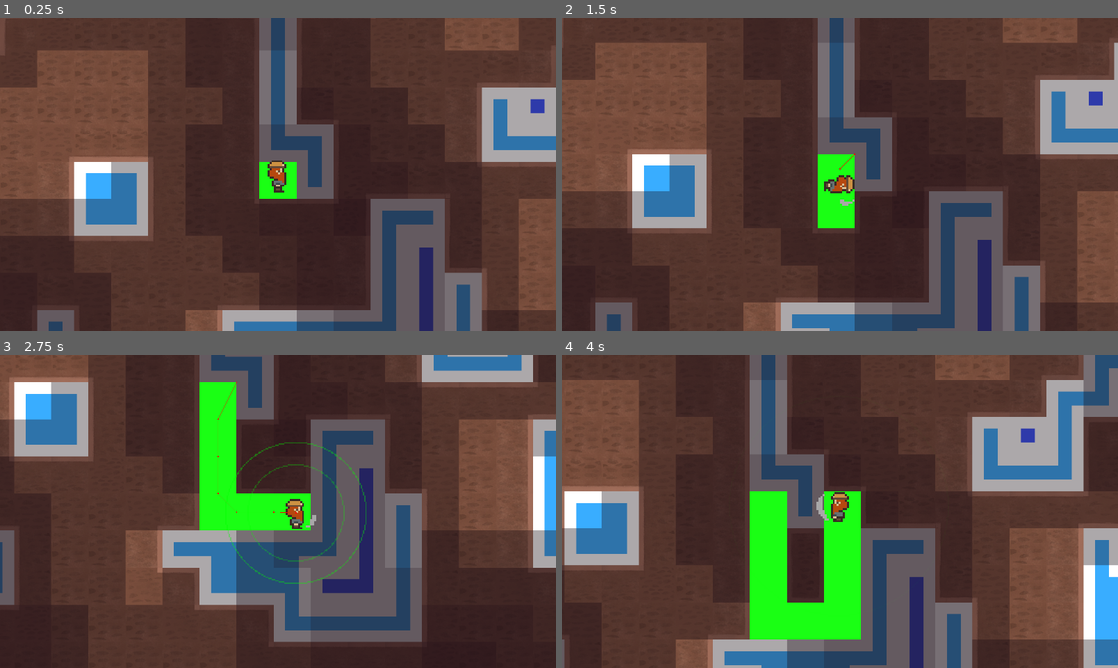
Above: before the commit, frames 1-4 (two rows, left to right).
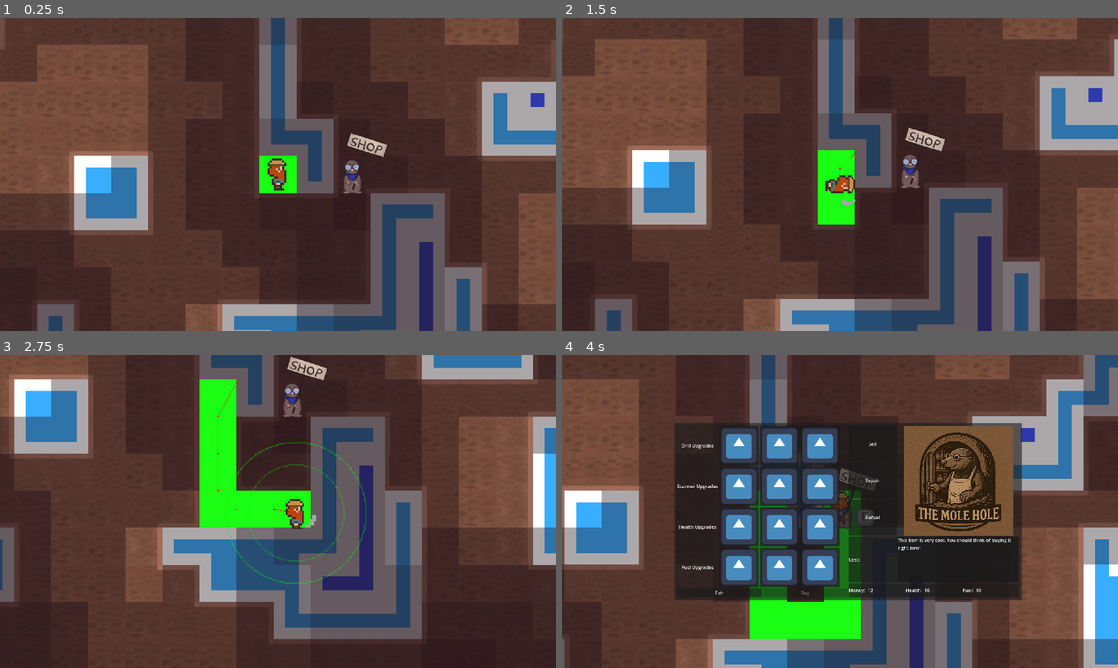
Above: after the commit, the same moments.

Repository: VileOar/ludum-dare-57
Game: Godot game, scene res://levels/main_level.tscn
Same seed, same stepped clock (60 frames per second), same inputs: the game is played once before the commit and once after it. The engine's default icon, where the game draws it, is replaced by a stand-in: a white triangle on a blue panel in a dark square.
Inputs (mouse positions are in pixels of both pictures, inside the frame that each line leads up to):
- Up to frame 1 (0.25 s): no input
- Up to frame 2 (1.5 s): move the mouse to (962, 158) at 0.52 s; hold D (MoveRight) 0.53-1.28 s; hold E (Interact) 0.53-1.28 s; click (962, 158) at 0.67 s; move the mouse to (728, 190) at 1.27 s; hold S (MoveDown) from 1.28 s (still down); tap E (Interact) at 1.35 s
- Up to frame 3 (2.75 s): move the mouse to (333, 442) at 2.02 s; release S (MoveDown) at 2.03 s; hold D (MoveRight) from 2.03 s (still down); hold E (Interact) from 2.03 s (still down); tap Space (RadarPulse) at 2.1 s
- Up to frame 4 (4 s): move the mouse to (812, 574) at 2.77 s; release D (MoveRight) at 2.78 s; release E (Interact) at 2.78 s; hold W (MoveUp) 2.78-3.53 s; tap 0 at 2.85 s; click (812, 574) at 2.92 s; tap E (Interact) at 3.05 s; move the mouse to (1006, 558) at 3.52 s; hold A (MoveLeft) from 3.53 s (still down); hold E (Interact) from 3.53 s (still down)

The runs differ from the first frame. In frame 1, 7.5% of the frame differs, in the area x 0-100%, y 7-100%; in frame 2, 5.6%; in frame 3, 4.9%; in frame 4, 31%, in the area x 0-100%, y 4-100%.

Commit message:
Shopkeeper
- Imported shopkeeper and interact prompt assets
- Added shopkeeper to main level for debug purposes
- Implemented interactable logic on the shopkeeper side

Diff:
--- a/levels/main_level.tscn
+++ b/levels/main_level.tscn
@@ -6,6 +6,7 @@
 [ext_resource type="PackedScene" uid="uid://c41k20yhtuteq" path="res://src/characters/player/player.tscn" id="2_0vhbo"]
 [ext_resource type="PackedScene" uid="uid://c0ew4d6t5xafg" path="res://src/agents/agent.tscn" id="2_wg11f"]
 [ext_resource type="PackedScene" uid="uid://cs44endvqv7tw" path="res://src/gui/shop.tscn" id="3_ldao0"]
+[ext_resource type="PackedScene" uid="uid://d3r0by2c0a703" path="res://src/characters/shopkeeper/shopkeeper.tscn" id="7_43k3a"]
 
 [node name="MainLevel" type="Node2D"]
 script = ExtResource("1_55n5f")
@@ -23,7 +24,10 @@
 
 [node name="Player" parent="NavGenerator" instance=ExtResource("2_0vhbo")]
 unique_name_in_owner = true
-position = Vector2(960, 540)
+position = Vector2(960, 576)
+
+[node name="ShopInteractable" parent="." instance=ExtResource("7_43k3a")]
+position = Vector2(1216, 576)
 
 [node name="CanvasLayer" type="CanvasLayer" parent="."]
 
--- /dev/null
+++ b/src/characters/shopkeeper/shopkeeper.gd
@@ -0,0 +1,17 @@
+extends Node2D
+
+@onready var _interact_ui: Control = $InteractPrompt
+
+func _init() -> void:
+	add_to_group(Global.INTERACTABLE_GROUP)
+
+func enter_interaction() -> void:
+	_interact_ui.visible = true
+	_interact_ui.play_animation()
+
+func interact() -> void:
+	Signals.change_shop_visibility.emit(true)
+
+func exit_interaction() -> void:
+	_interact_ui.visible = false
+	_interact_ui.stop_animation()
--- /dev/null
+++ b/src/characters/shopkeeper/shopkeeper.tscn
@@ -0,0 +1,28 @@
+[gd_scene load_steps=5 format=3 uid="uid://d3r0by2c0a703"]
+
+[ext_resource type="Script" uid="uid://1uugkkpv2k7j" path="res://src/characters/shopkeeper/shopkeeper.gd" id="1_gcabt"]
+[ext_resource type="PackedScene" uid="uid://dp0ehem5i8n0e" path="res://src/interactables/interact_prompt.tscn" id="2_pni27"]
+[ext_resource type="Texture2D" uid="uid://bs3526f3o4yt6" path="res://assets/characters/shopkeeper/shopkeeper.png" id="2_y3yh0"]
+
+[sub_resource type="RectangleShape2D" id="RectangleShape2D_pni27"]
+size = Vector2(128, 128)
+
+[node name="ShopInteractable" type="StaticBody2D"]
+collision_layer = 8
+script = ExtResource("1_gcabt")
+
+[node name="Sprite" type="Sprite2D" parent="."]
+z_index = 2
+position = Vector2(14, -51)
+texture = ExtResource("2_y3yh0")
+
+[node name="InteractPrompt" parent="." instance=ExtResource("2_pni27")]
+visible = false
+z_index = 3
+offset_left = 76.0
+offset_top = 31.0
+offset_right = 76.0
+offset_bottom = 31.0
+
+[node name="InteractionArea" type="CollisionShape2D" parent="."]
+shape = SubResource("RectangleShape2D_pni27")
--- /dev/null
+++ b/src/interactables/interact_prompt.gd
@@ -0,0 +1,7 @@
+extends Control
+
+func play_animation() -> void:
+	$AnimationPlayer.play("Idle")
+
+func stop_animation() -> void:
+	$AnimationPlayer.stop()
--- /dev/null
+++ b/src/interactables/interact_prompt.tscn
@@ -0,0 +1,146 @@
+[gd_scene load_steps=6 format=3 uid="uid://dp0ehem5i8n0e"]
+
+[ext_resource type="Script" uid="uid://crpsvn7tgxyiq" path="res://src/interactables/interact_prompt.gd" id="1_hq3a7"]
+[ext_resource type="Texture2D" uid="uid://dwuc4gjfkxwux" path="res://assets/gui/key.png" id="1_w3kom"]
+
+[sub_resource type="Animation" id="Animation_w3kom"]
+resource_name = "Idle"
+length = 0.4
+loop_mode = 1
+tracks/0/type = "value"
+tracks/0/imported = false
+tracks/0/enabled = true
+tracks/0/path = NodePath("TextureRect:scale")
+tracks/0/interp = 1
+tracks/0/loop_wrap = true
+tracks/0/keys = {
+"times": PackedFloat32Array(0, 0.2),
+"transitions": PackedFloat32Array(1, 1),
+"update": 0,
+"values": [Vector2(1, 1), Vector2(1.04, 0.96)]
+}
+tracks/1/type = "value"
+tracks/1/imported = false
+tracks/1/enabled = true
+tracks/1/path = NodePath("TextureRect:position")
+tracks/1/interp = 1
+tracks/1/loop_wrap = true
+tracks/1/keys = {
+"times": PackedFloat32Array(0, 0.2),
+"transitions": PackedFloat32Array(1, 1),
+"update": 0,
+"values": [Vector2(-31, -29), Vector2(-33, -29)]
+}
+tracks/2/type = "value"
+tracks/2/imported = false
+tracks/2/enabled = true
+tracks/2/path = NodePath("Label:theme_override_font_sizes/font_size")
+tracks/2/interp = 1
+tracks/2/loop_wrap = true
+tracks/2/keys = {
+"times": PackedFloat32Array(0, 0.2),
+"transitions": PackedFloat32Array(1, 1),
+"update": 0,
+"values": [43, 42]
+}
+tracks/3/type = "value"
+tracks/3/imported = false
+tracks/3/enabled = true
+tracks/3/path = NodePath("Label:position")
+tracks/3/interp = 1
+tracks/3/loop_wrap = true
+tracks/3/keys = {
+"times": PackedFloat32Array(0.01, 0.2),
+"transitions": PackedFloat32Array(1, 1),
+"update": 0,
+"values": [Vector2(-13, -36), Vector2(-12.6, -35.64)]
+}
+
+[sub_resource type="Animation" id="Animation_hq3a7"]
+length = 0.001
+tracks/0/type = "value"
+tracks/0/imported = false
+tracks/0/enabled = true
+tracks/0/path = NodePath("TextureRect:scale")
+tracks/0/interp = 1
+tracks/0/loop_wrap = true
+tracks/0/keys = {
+"times": PackedFloat32Array(0),
+"transitions": PackedFloat32Array(1),
+"update": 0,
+"values": [Vector2(1, 1)]
+}
+tracks/1/type = "value"
+tracks/1/imported = false
+tracks/1/enabled = true
+tracks/1/path = NodePath("TextureRect:position")
+tracks/1/interp = 1
+tracks/1/loop_wrap = true
+tracks/1/keys = {
+"times": PackedFloat32Array(0),
+"transitions": PackedFloat32Array(1),
+"update": 0,
+"values": [Vector2(-31, -29)]
+}
+tracks/2/type = "value"
+tracks/2/imported = false
+tracks/2/enabled = true
+tracks/2/path = NodePath("Label:theme_override_font_sizes/font_size")
+tracks/2/interp = 1
+tracks/2/loop_wrap = true
+tracks/2/keys = {
+"times": PackedFloat32Array(0),
+"transitions": PackedFloat32Array(1),
+"update": 1,
+"values": [43]
+}
+tracks/3/type = "value"
+tracks/3/imported = false
+tracks/3/enabled = true
+tracks/3/path = NodePath("Label:position")
+tracks/3/interp = 1
+tracks/3/loop_wrap = true
+tracks/3/keys = {
+"times": PackedFloat32Array(0),
+"transitions": PackedFloat32Array(1),
+"update": 0,
+"values": [Vector2(-13, -36)]
+}
+
+[sub_resource type="AnimationLibrary" id="AnimationLibrary_ogwu6"]
+_data = {
+&"Idle": SubResource("Animation_w3kom"),
+&"RESET": SubResource("Animation_hq3a7")
+}
+
+[node name="InteractPrompt" type="Control"]
+layout_mode = 3
+anchors_preset = 15
+anchor_right = 1.0
+anchor_bottom = 1.0
+grow_horizontal = 2
+grow_vertical = 2
+script = ExtResource("1_hq3a7")
+
+[node name="TextureRect" type="TextureRect" parent="."]
+layout_mode = 0
+offset_left = -32.1836
+offset_top = -29.0
+offset_right = 30.8164
+offset_bottom = 29.0
+texture = ExtResource("1_w3kom")
+
+[node name="Label" type="Label" parent="."]
+layout_mode = 0
+offset_left = -12.7555
+offset_top = -35.78
+offset_right = 11.2445
+offset_bottom = 23.22
+theme_override_colors/font_color = Color(0.225403, 0.199079, 0.187635, 1)
+theme_override_font_sizes/font_size = 43
+text = "E"
+
+[node name="AnimationPlayer" type="AnimationPlayer" parent="."]
+libraries = {
+&"": SubResource("AnimationLibrary_ogwu6")
+}
Binary file added: assets/characters/shopkeeper/shopkeeper.png
Not shown, added: assets/characters/shopkeeper/shopkeeper.png.import
Binary file added: assets/gui/key.png
Not shown, added: assets/gui/key.png.import
Not shown: 1 places in levels/main_level.tscn that only renumber resources
Not shown, added: src/characters/shopkeeper/shopkeeper.gd.uid
Not shown, added: src/interactables/interact_prompt.gd.uid
